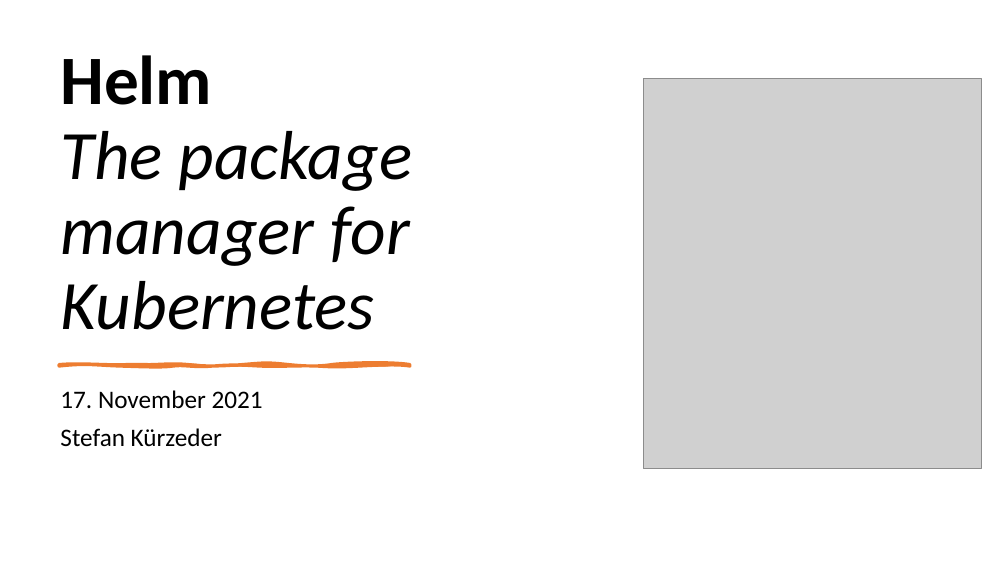
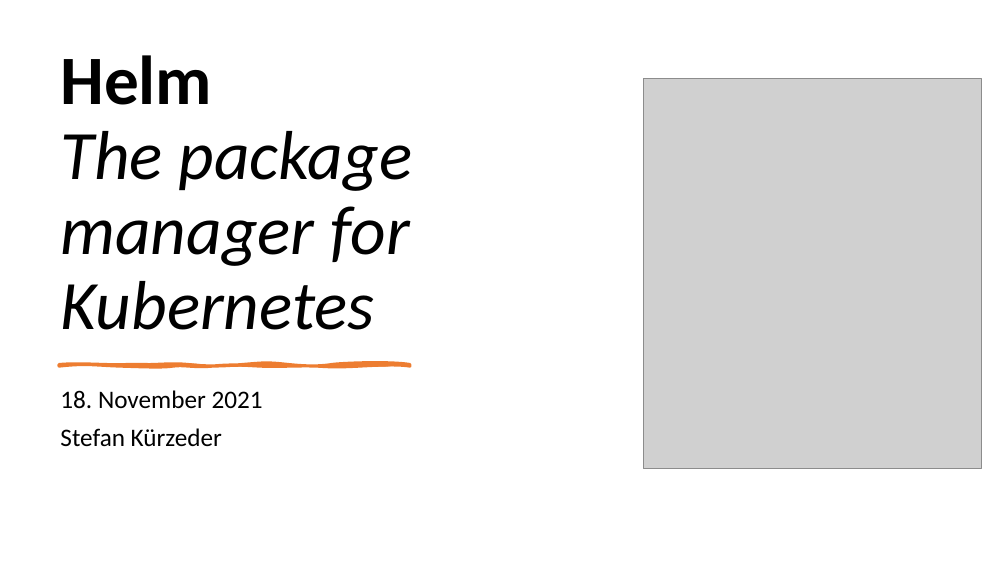
Before and after one commit to StiviiK/helm-handson, a slide deck: slide 1 of docs/Presentation-Helm.pptx. Drawn at 1008x567 pixels with LibreOffice and Linux fonts; fonts in the diff are those of the drawing; grey boxes stand for pictures. Boxes give left, top, right and bottom in pixels: in the first picture for what was removed or moved away, otherwise in the second. Text is boxed around its words. In the diff, an @@ line names an element or a change of style, - is before the commit and + after.

```diff
--- a/docs/Presentation-Helm.pptx
+++ b/docs/Presentation-Helm.pptx
@@ subtitle at (60,390,263,409): text changed @@
-17. November 2021
+18. November 2021
```
Also in this commit, not shown: 2 other slides changed, 3 other files.
